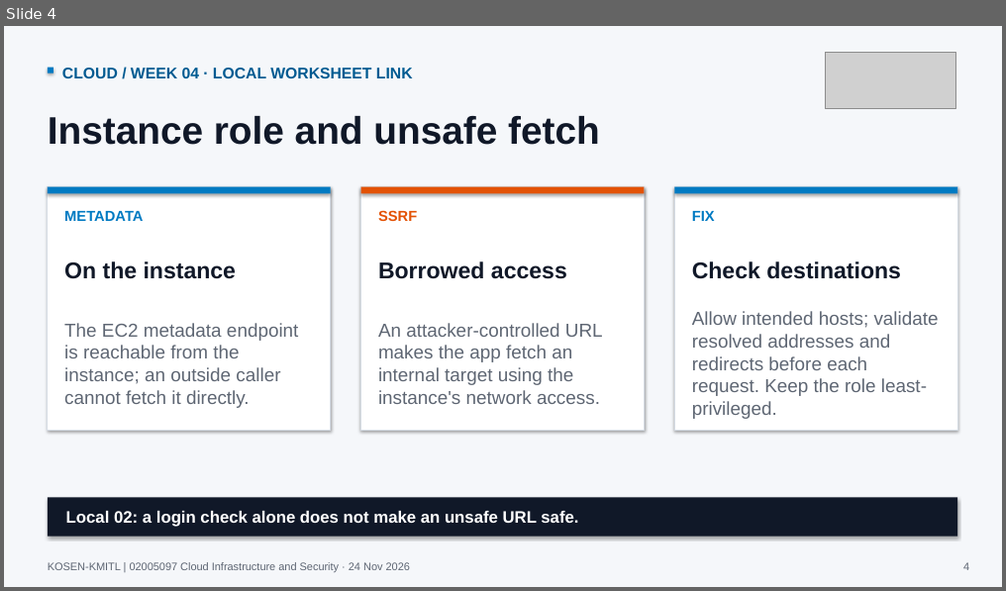
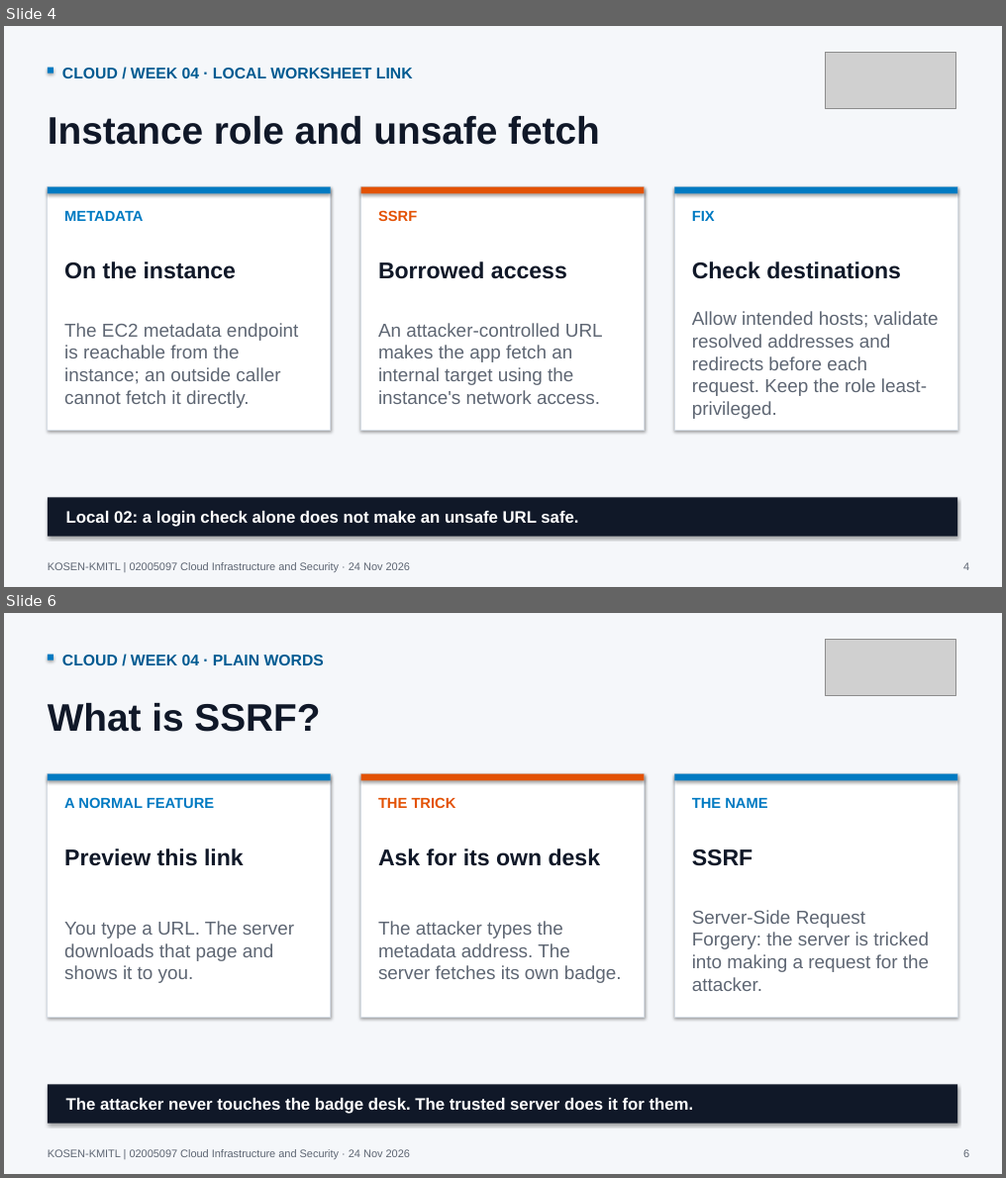
Before and after one commit to nutthakorn7/cloud-infrastructure-security, a slide deck: slides/weekly-bridges/output/Week04_Cloud_Course_Bridge.pptx. Shown one above the other, each under a label of ours: slide 4 before the commit, slides 4 and 6 after it; the slides between them are not shown. The pictures are 1006x591 and 1006x1178 pixels, drawn with LibreOffice and Linux fonts; fonts in the diff are those of the drawing; grey boxes stand for pictures. Boxes give left, top, right and bottom in pixels: in the first picture for what was removed or moved away, otherwise in the second. Text is boxed around its words. In the diff, an @@ line names an element or a change of style, - is before the commit and + after.

```diff
--- a/slides/weekly-bridges/output/Week04_Cloud_Course_Bridge.pptx
+++ b/slides/weekly-bridges/output/Week04_Cloud_Course_Bridge.pptx
@@ slide 6 added at (x1=4, y1=613, x2=1002, y2=1174), background #F5F7FA @@
@@ picture added at (x1=826, y1=639, x2=956, y2=695) @@
@@ rectangle added at (x1=48, y1=655, x2=54, y2=661), fill #007AC2 @@
@@ text added at (x1=62, y1=655, x2=324, y2=665), 15 pt, text #005A91, bold @@
+CLOUD / WEEK 04 · PLAIN WORDS
@@ text added at (x1=48, y1=703, x2=320, y2=732), 37 pt, text #101828, bold @@
+What is SSRF?
@@ rectangle added at (x1=48, y1=774, x2=331, y2=1017), fill #FFFFFF, outline #D5DCE4 0.8 pt @@
@@ rectangle added at (x1=48, y1=774, x2=331, y2=780), fill #007AC2 @@
@@ rectangle added at (x1=361, y1=774, x2=645, y2=1017), fill #FFFFFF, outline #D5DCE4 0.8 pt @@
@@ rectangle added at (x1=361, y1=774, x2=645, y2=780), fill #E35205 @@
@@ rectangle added at (x1=675, y1=774, x2=957, y2=1017), fill #FFFFFF, outline #D5DCE4 0.8 pt @@
@@ rectangle added at (x1=675, y1=774, x2=957, y2=780), fill #007AC2 @@
@@ text added at (x1=64, y1=797, x2=214, y2=808), 14 pt, text #007AC2, bold @@
+A NORMAL FEATURE
@@ text added at (x1=378, y1=797, x2=456, y2=808), 14 pt, text #E35205, bold @@
+THE TRICK
@@ text added at (x1=692, y1=798, x2=767, y2=808), 14 pt, text #007AC2, bold @@
+THE NAME
@@ text added at (x1=64, y1=849, x2=244, y2=866), 22 pt, text #101828, bold @@
+Preview this link
@@ text added at (x1=378, y1=849, x2=601, y2=866), 22 pt, text #101828, bold @@
+Ask for its own desk
@@ text added at (x1=692, y1=850, x2=752, y2=866), 22 pt, text #101828, bold @@
+SSRF
@@ text added at (x1=64, y1=921, x2=294, y2=983), 18 pt, text #5E6673 @@
+You type a URL. The server downloads that page and shows it to you.
@@ text added at (x1=378, y1=921, x2=622, y2=983), 18 pt, text #5E6673 @@
+The attacker types the metadata address. The server fetches its own badge.
@@ text added at (x1=692, y1=910, x2=929, y2=991), 18 pt, text #5E6673 @@
+Server-Side Request Forgery: the server is tricked into making a request for the attacker.
@@ rectangle added at (x1=48, y1=1084, x2=957, y2=1124), fill #101828 @@
@@ text added at (x1=66, y1=1098, x2=694, y2=1114), 16 pt, text #FFFFFF, bold @@
+The attacker never touches the badge desk. The trusted server does it for them.
@@ text added at (x1=48, y1=1150, x2=410, y2=1159), 10.5 pt, text #5E6673 @@
+KOSEN-KMITL | 02005097 Cloud Infrastructure and Security · 24 Nov 2026
@@ text added at (x1=963, y1=1150, x2=969, y2=1157), 10.5 pt, text #5E6673 @@
+6
```
Also in this commit, not shown: 2 other slides added, 2 other files.
